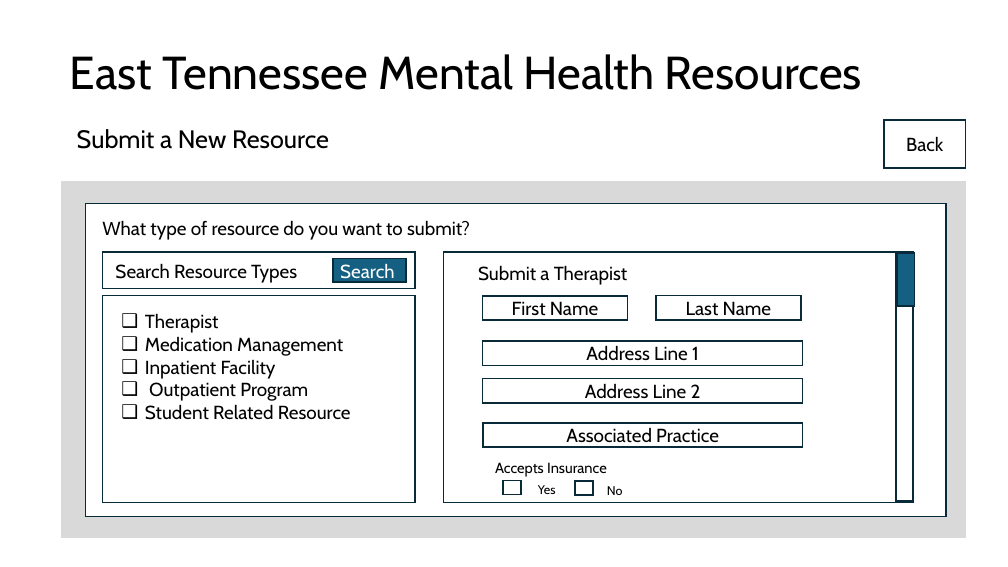
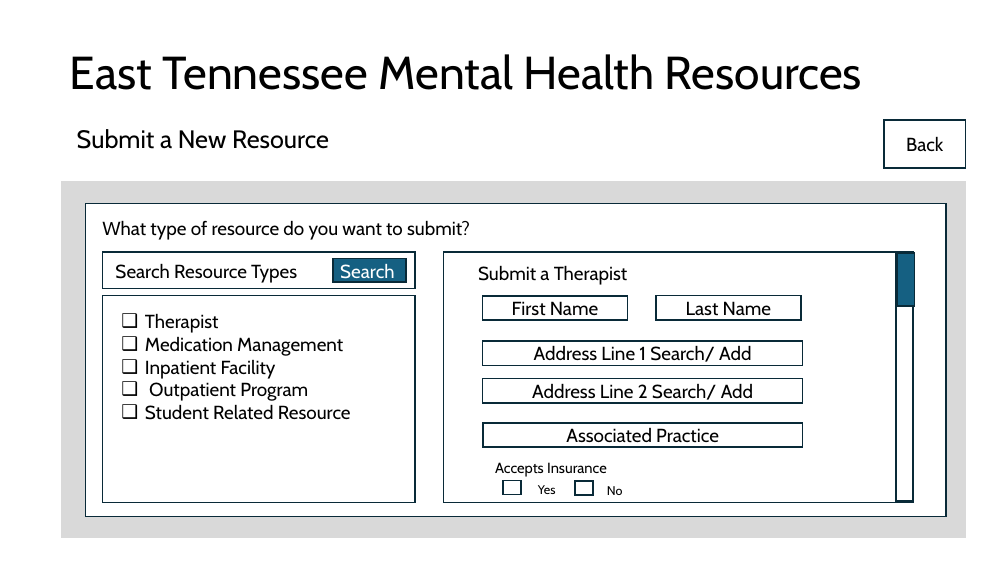
Before and after one commit to ReislerJ/East_TN_MH_Resources, a slide deck: slide 7 of Mock Slides.pptx. Drawn at 1008x567 pixels with LibreOffice and Linux fonts; fonts in the diff are those of the drawing; background and template pictures are left out. Boxes give left, top, right and bottom in pixels: in the first picture for what was removed or moved away, otherwise in the second. Text is boxed around its words. In the diff, an @@ line names an element or a change of style, - is before the commit and + after.

```diff
--- a/Mock Slides.pptx
+++ b/Mock Slides.pptx
@@ text in rectangle at [534,345,751,366]: text changed @@
-Address Line 1
+Address Line 1 Search/ Add
@@ text in rectangle at [532,383,753,403]: text changed @@
-Address Line 2
+Address Line 2 Search/ Add
```
Also in this commit, not shown: 3 other slides changed, 7 slides added, 3 other files.
